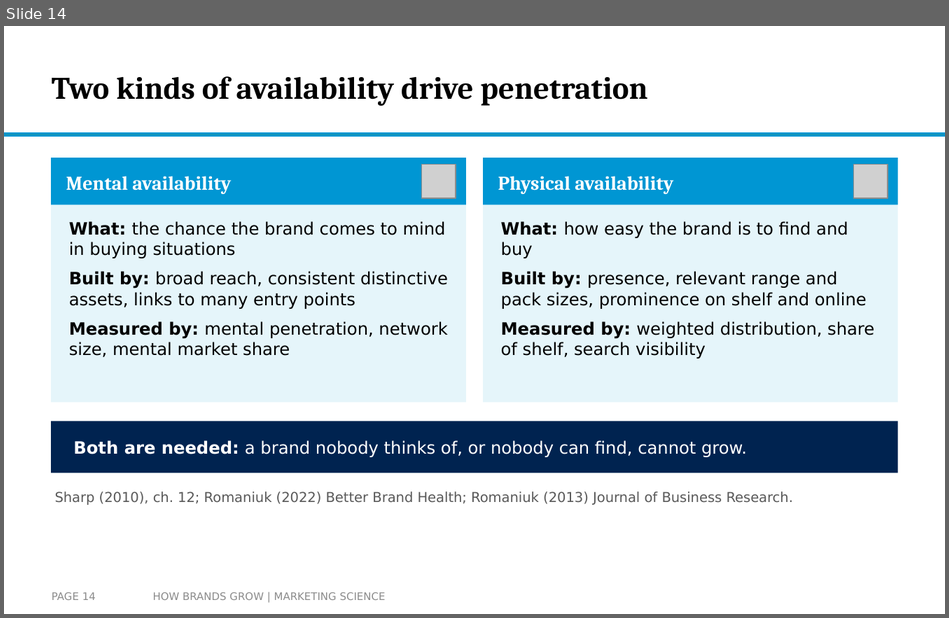
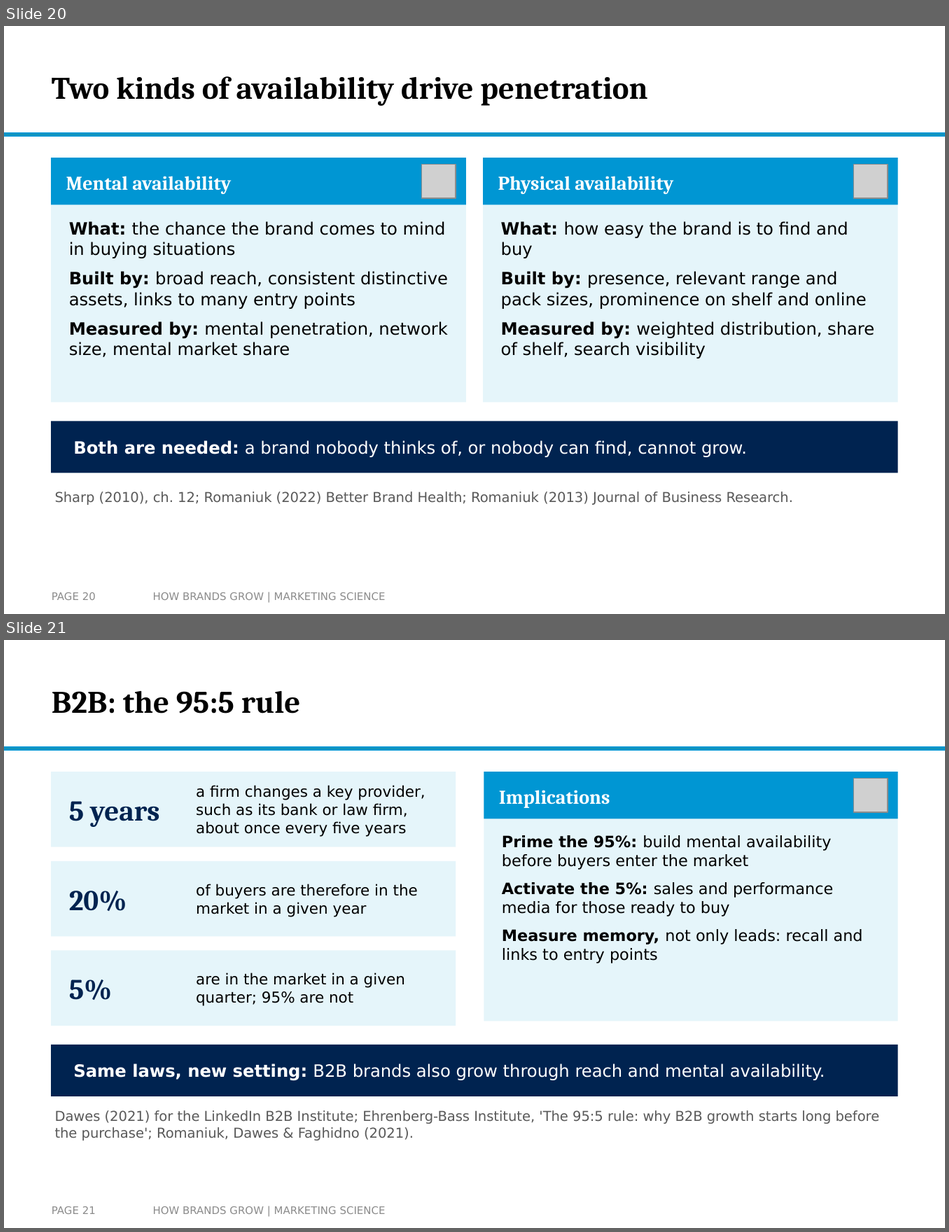
Before and after one commit to arnefloh-wu/international-marketing-analytics-teaching, a slide deck: slides/how-brands-grow_double-jeopardy-and-distinctiveness_WT26-27.pptx. Shown one above the other, each under a label of ours: slide 14 before the commit, slides 20 and 21 after it. The pictures are 949x618 and 949x1232 pixels, drawn with LibreOffice and Linux fonts; fonts in the diff are those of the drawing; grey boxes stand for pictures; background and template pictures are left out. Boxes give left, top, right and bottom in pixels: in the first picture for what was removed or moved away, otherwise in the second. Text is boxed around its words. In the diff, an @@ line names an element or a change of style, - is before the commit and + after.

```diff
--- a/slides/how-brands-grow_double-jeopardy-and-distinctiveness_WT26-27.pptx
+++ b/slides/how-brands-grow_double-jeopardy-and-distinctiveness_WT26-27.pptx
@@ slide 21 added at (x1=4, y1=640, x2=945, y2=1228), background #FFFFFF; not listed: 1 template element that a slide beside it also shows @@
@@ title added at (x1=52, y1=690, x2=301, y2=714), 24 pt, text #000000, bold @@
+B2B: the 95:5 rule
@@ rectangle added at (x1=51, y1=772, x2=455, y2=847), fill #E5F5FA @@
@@ text added at (x1=196, y1=785, x2=425, y2=837), 11.5 pt, text #000000 @@
+a firm changes a key provider, such as its bank or law firm, about once every five years
@@ rectangle added at (x1=483, y1=772, x2=898, y2=1021), fill #E5F5FA @@
@@ rectangle added at (x1=483, y1=772, x2=898, y2=818), fill #0096D3 @@
@@ picture added at (x1=854, y1=779, x2=887, y2=812) @@
@@ text added at (x1=69, y1=801, x2=160, y2=827), 22 pt, text #002350, bold @@
+5 years
@@ text added at (x1=499, y1=790, x2=610, y2=808), 15 pt, text #FFFFFF, bold @@
+Implications
@@ rectangle added at (x1=51, y1=861, x2=455, y2=936), fill #E5F5FA @@
@@ text added at (x1=69, y1=891, x2=127, y2=911), 22 pt, text #002350, bold @@
+20%
@@ text added at (x1=196, y1=884, x2=418, y2=917), 11.5 pt, text #000000 @@
+of buyers are therefore in the market in a given year
@@ text added at (x1=502, y1=882, x2=863, y2=963), 12 pt, text #000000 @@
+Prime the 95%: build mental availability before buyers enter the market
+Activate the 5%: sales and performance media for those ready to buy
+Measure memory, not only leads: recall and links to entry points
@@ rectangle added at (x1=51, y1=951, x2=455, y2=1026), fill #E5F5FA @@
@@ text added at (x1=196, y1=972, x2=405, y2=1006), 11.5 pt, text #000000 @@
+are in the market in a given quarter; 95% are not
@@ text added at (x1=69, y1=980, x2=112, y2=1000), 22 pt, text #002350, bold @@
+5%
@@ rectangle added at (x1=51, y1=1045, x2=898, y2=1096), fill #002350 @@
@@ text added at (x1=73, y1=1064, x2=825, y2=1081), 13 pt, text #FFFFFF @@
+Same laws, new setting: B2B brands also grow through reach and mental availability.
@@ text added at (x1=55, y1=1110, x2=880, y2=1140), 10.5 pt, text #595959 @@
+Dawes (2021) for the LinkedIn B2B Institute; Ehrenberg-Bass Institute, 'The 95:5 rule: why B2B growth starts long before the purchase'; Romaniuk, Dawes & Faghidno (2021).
@@ page number added at (x1=52, y1=1206, x2=96, y2=1214), 8 pt, text #8C8C8C @@
+PAGE 21
@@ text added at (x1=153, y1=1206, x2=386, y2=1214), 8 pt, text #8C8C8C @@
+HOW BRANDS GROW | MARKETING SCIENCE
@@ what was slide 14 is now slide 20 @@
@@ page number at (x1=52, y1=592, x2=96, y2=600): text changed @@
-PAGE 14
+PAGE 20
```
Also in this commit, not shown: 12 slides changed, 8 other slides added, 1 slide removed, 2 other files.
